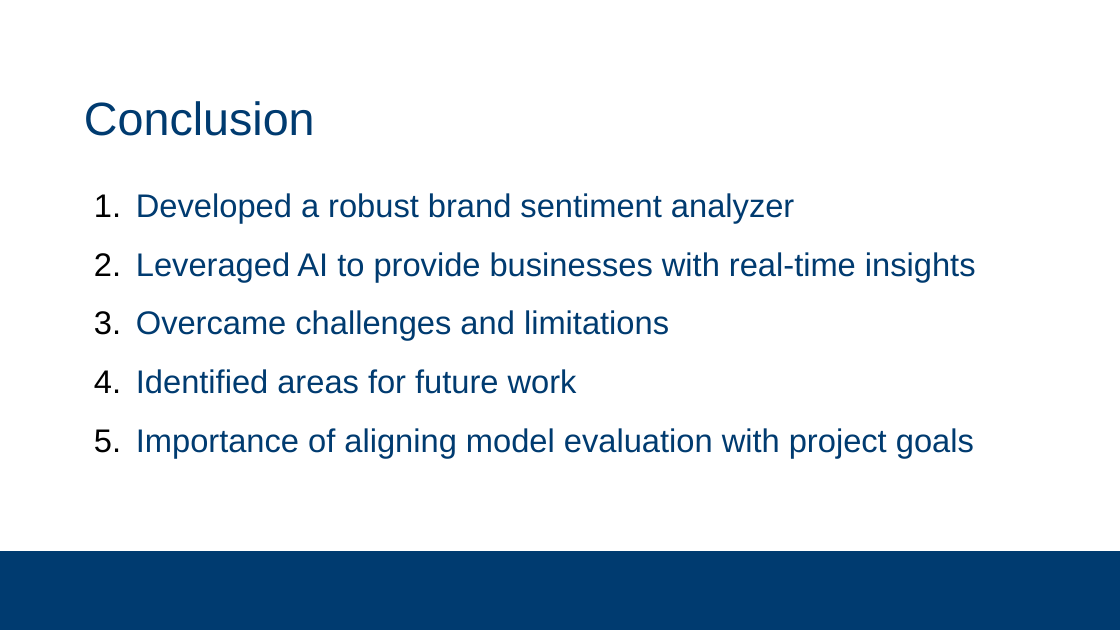
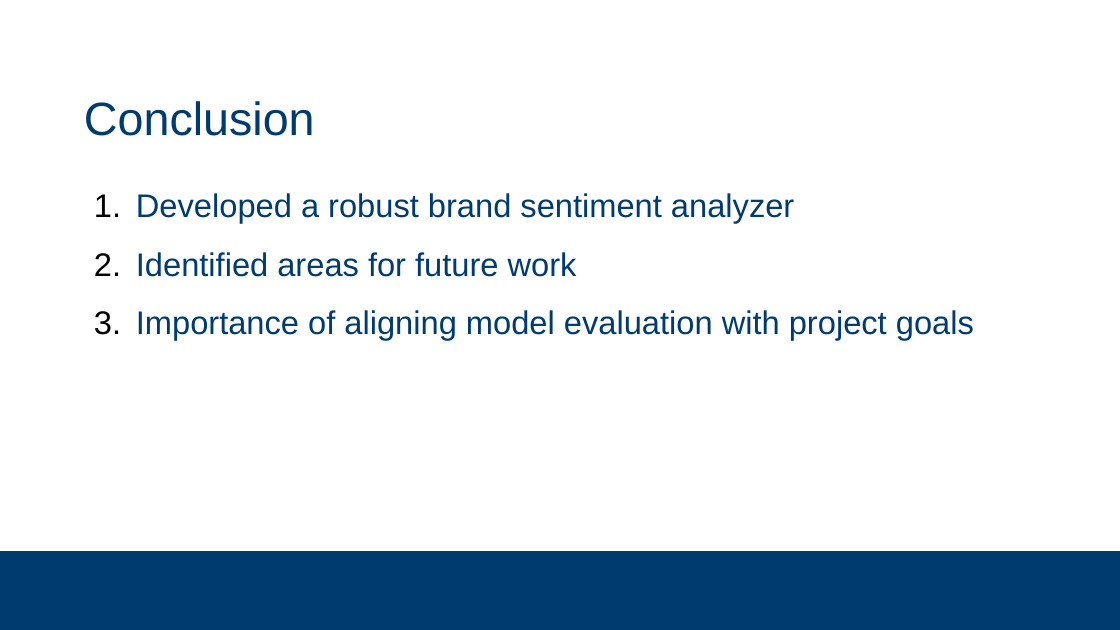
Before and after one commit to subsystem3/project, a slide deck: slide 30 of Final-Project-Team-2.pptx (slide 25 before the commit). Drawn at 1120x630 pixels with LibreOffice and Linux fonts; fonts in the diff are those of the drawing; background and template pictures are left out. Boxes give left, top, right and bottom in pixels: in the first picture for what was removed or moved away, otherwise in the second. Text is boxed around its words. In the diff, an @@ line names an element or a change of style, - is before the commit and + after.

```diff
--- a/Final-Project-Team-2.pptx
+++ b/Final-Project-Team-2.pptx
@@ text at (x1=136, y1=252, x2=976, y2=340): paragraphs removed @@
-2. Leveraged AI to provide businesses with real-time insights
-3. Overcame challenges and limitations
```
Also in this commit, not shown: 10 other slides changed, 14 slides added, 9 slides removed.
